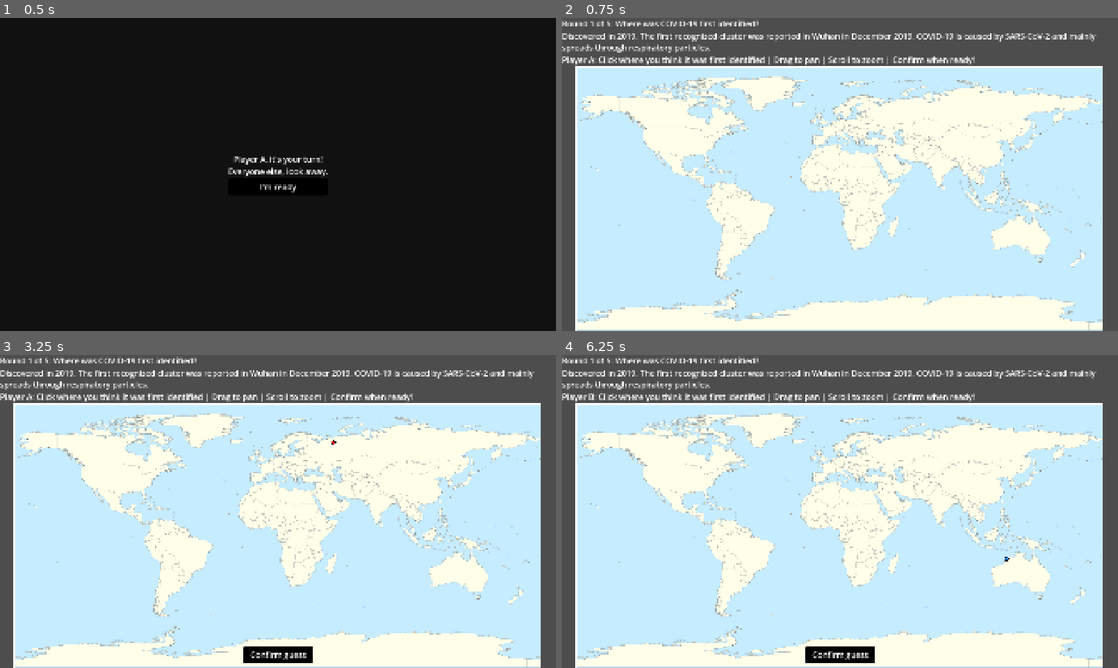
Above: before the commit, frames 1-4 (two rows, left to right).
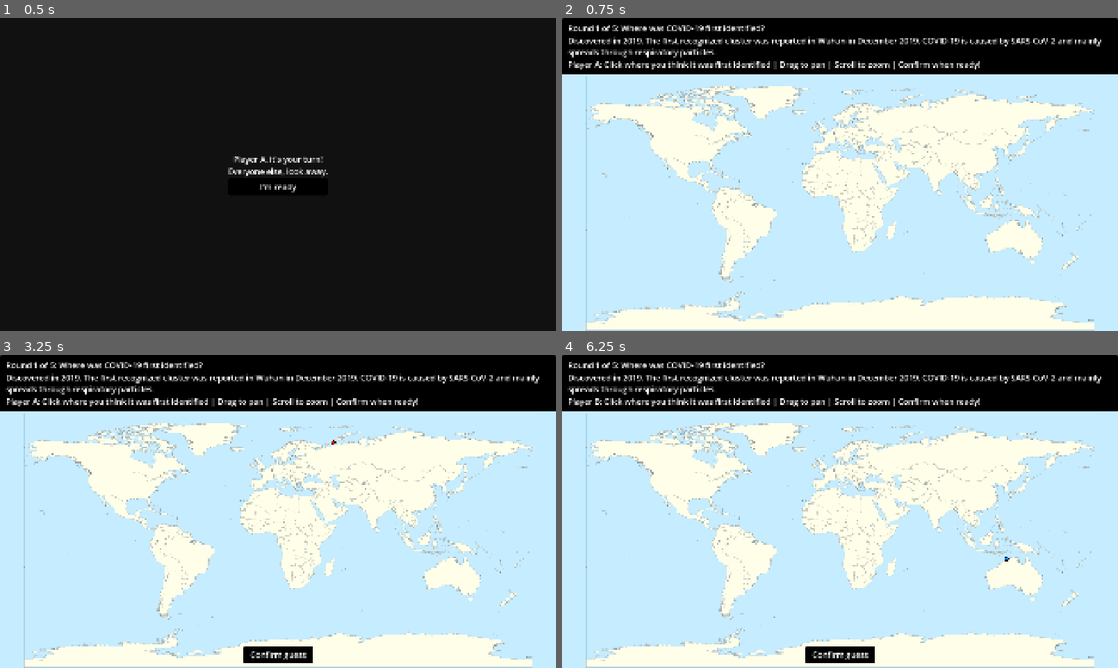
Above: after the commit, the same moments.

Repository: cisc-3667-fall-2026/Group-Project-2
Game: Godot game, scene res://scenes/Game.tscn
The game is run twice, just before and just after one commit, with the same random seed, the same clock (stepped at 60 frames per second) and the same inputs. This scene is started directly instead of the project's main scene.
Inputs (mouse positions are in pixels of both pictures, inside the frame that each line leads up to):
- Up to frame 1 (0.5 s): no input
- Up to frame 2 (0.75 s): click "I'm ready" at 0.5 s
- Up to frame 3 (3.25 s): tap Enter at 1.25, 2.75 s; drag from (278, 536) to (333, 442) at 1.27 s; tap Space at 2 s; drag from (166, 527) to (250, 574) at 2.02 s; move the mouse to (333, 442) at 2.77 s; click (333, 442) at 2.92 s
- Up to frame 4 (6.25 s): click "Confirm guess" at 3.5 s; click "I'm ready" at 4.25 s; tap Space at 5 s; drag from (812, 574) to (673, 464) at 5.02 s; tap Enter at 5.75 s; move the mouse to (1006, 558) at 5.77 s; click (1006, 558) at 5.92 s

Frame 1 is identical in both runs. In frame 2, 34% of the frame differs, in the area x 0-100%, y 0-100%; in frame 3, 34%; in frame 4, 34%.

Commit message:
UI updates (#20)
* Update Main_Theme.tres

* Revert "Update Main_Theme.tres"

This reverts commit c263ad7f6c5f05d303f2bb5ca9125bc4bb5d91cc.

* Update .DS_Store

* changed color of buttons/background of game questions and more

fixed game not revealing the location of the diseases, removed km distance (unnecessary)

* change background of game scene

made it match the water of the map to remove grey background

* bolded the font and added background images

* fix gdlint errors

Diff:
--- a/assets/Main_Theme.tres
+++ b/assets/Main_Theme.tres
@@ -1,11 +1,12 @@
 [gd_resource type="Theme" format=3 uid="uid://cpd3middaxh4l"]
 
-[sub_resource type="StyleBoxFlat" id="StyleBoxFlat_button_normal"]
-content_margin_left = 24.0
-content_margin_top = 10.0
-content_margin_right = 24.0
-content_margin_bottom = 10.0
-bg_color = Color(0, 0, 0, 1)
+[sub_resource type="StyleBoxFlat" id="StyleBoxFlat_button_focus"]
+draw_center = false
+border_width_left = 2
+border_width_top = 2
+border_width_right = 2
+border_width_bottom = 2
+border_color = Color(1, 1, 1, 1)
 corner_radius_top_left = 8
 corner_radius_top_right = 8
 corner_radius_bottom_right = 8
@@ -22,24 +23,23 @@
 corner_radius_bottom_right = 8
 corner_radius_bottom_left = 8
 
+[sub_resource type="StyleBoxFlat" id="StyleBoxFlat_button_normal"]
+content_margin_left = 24.0
+content_margin_top = 10.0
+content_margin_right = 24.0
+content_margin_bottom = 10.0
+bg_color = Color(0, 0, 0, 1)
+corner_radius_top_left = 8
+corner_radius_top_right = 8
+corner_radius_bottom_right = 8
+corner_radius_bottom_left = 8
+
 [sub_resource type="StyleBoxFlat" id="StyleBoxFlat_button_pressed"]
 content_margin_left = 24.0
 content_margin_top = 10.0
 content_margin_right = 24.0
 content_margin_bottom = 10.0
 bg_color = Color(0.32, 0.32, 0.32, 1)
-corner_radius_top_left = 8
-corner_radius_top_right = 8
-corner_radius_bottom_right = 8
-corner_radius_bottom_left = 8
-
-[sub_resource type="StyleBoxFlat" id="StyleBoxFlat_button_focus"]
-draw_center = false
-border_width_left = 2
-border_width_top = 2
-border_width_right = 2
-border_width_bottom = 2
-border_color = Color(1, 1, 1, 1)
 corner_radius_top_left = 8
 corner_radius_top_right = 8
 corner_radius_bottom_right = 8
--- a/assets/player_label_settings/default_label.tres
+++ b/assets/player_label_settings/default_label.tres
@@ -1,3 +1,6 @@
 [gd_resource type="LabelSettings" format=3 uid="uid://ceux113spq15x"]
 
 [resource]
+font_size = 36
+outline_size = 20
+outline_color = Color(0, 0, 0, 1)
--- a/scenes/Game.tscn
+++ b/scenes/Game.tscn
@@ -15,6 +15,16 @@
 grow_vertical = 2
 script = ExtResource("1_qbsmt")
 
+[node name="MapBackground" type="ColorRect" parent="." unique_id=458251058]
+layout_mode = 1
+anchors_preset = 15
+anchor_right = 1.0
+anchor_bottom = 1.0
+grow_horizontal = 2
+grow_vertical = 2
+mouse_filter = 2
+color = Color(0.7764706, 0.9254902, 1, 1)
+
 [node name="Layout" type="HBoxContainer" parent="." unique_id=1302311391]
 layout_mode = 1
 anchors_preset = 15
@@ -27,17 +37,23 @@
 layout_mode = 2
 size_flags_horizontal = 3
 
-[node name="QuestionLabel" type="Label" parent="Layout/LeftSide" unique_id=519506714]
+[node name="PanelContainer" type="PanelContainer" parent="Layout/LeftSide" unique_id=960610718]
+layout_mode = 2
+
+[node name="VBoxContainer" type="VBoxContainer" parent="Layout/LeftSide/PanelContainer" unique_id=314033478]
+layout_mode = 2
+
+[node name="QuestionLabel" type="Label" parent="Layout/LeftSide/PanelContainer/VBoxContainer" unique_id=519506714]
 unique_name_in_owner = true
 layout_mode = 2
 
-[node name="FactLabel" type="RichTextLabel" parent="Layout/LeftSide" unique_id=2008490876]
+[node name="FactLabel" type="RichTextLabel" parent="Layout/LeftSide/PanelContainer/VBoxContainer" unique_id=2008490876]
 unique_name_in_owner = true
 layout_mode = 2
 bbcode_enabled = true
 fit_content = true
 
-[node name="TurnLabel" type="Label" parent="Layout/LeftSide" unique_id=820849172]
+[node name="TurnLabel" type="Label" parent="Layout/LeftSide/PanelContainer/VBoxContainer" unique_id=820849172]
 unique_name_in_owner = true
 layout_mode = 2
 
--- a/scenes/Instructions.tscn
+++ b/scenes/Instructions.tscn
@@ -1,6 +1,7 @@
 [gd_scene format=3 uid="uid://dp8yrofmda7r"]
 
 [ext_resource type="Script" uid="uid://b10jku4tvxgrc" path="res://scripts/Scene/Instructions.gd" id="1_instr"]
+[ext_resource type="Texture2D" uid="uid://b5wr4hj5q5vis" path="res://assets/graphics/virus_background_pattern.png" id="2_01vkm"]
 
 [node name="Instructions" type="Control" unique_id=633711370]
 layout_mode = 3
@@ -10,6 +11,18 @@
 grow_horizontal = 2
 grow_vertical = 2
 script = ExtResource("1_instr")
+
+[node name="TextureRect" type="TextureRect" parent="." unique_id=907648777]
+layout_mode = 1
+anchors_preset = 15
+anchor_right = 1.0
+anchor_bottom = 1.0
+grow_horizontal = 2
+grow_vertical = 2
+mouse_filter = 2
+texture = ExtResource("2_01vkm")
+expand_mode = 1
+stretch_mode = 6
 
 [node name="CenterContainer" type="CenterContainer" parent="." unique_id=669251076]
 visible = false
@@ -56,6 +69,7 @@
 anchor_bottom = 1.0
 grow_horizontal = 2
 grow_vertical = 2
+theme_override_constants/margin_left = 2
 
 [node name="VBoxContainer" type="VBoxContainer" parent="MarginContainer" unique_id=534448142]
 layout_mode = 2
@@ -71,12 +85,14 @@
 unique_name_in_owner = true
 layout_mode = 2
 size_flags_vertical = 3
+theme_override_constants/shadow_outline_size = 10
+theme_override_constants/outline_size = 20
 bbcode_enabled = true
-text = "[b]Setup[/b]
+text = "[b]Setup
 After the main menu, you will be prompted to enter the names of every player.
 Enter the names and confirm to begin the game.
 
-[b]The Game[/b]
+The Game
 There are 5 rounds:
 1. Every round, you and the others will be shown the name of a disease.
 2. The objective is to determine where in the world the disease was first identified.
@@ -87,11 +103,11 @@
 6. After the last player confirms, everyone sees the guesses and the correct location in green.
 7. Alongside the answer, an educational fact about the disease is revealed. Be sure to remember them to help you out later!
 
-[b]Scoring[/b]
+Scoring
 The closer your guess is to the disease's location, the more points you earn.
 
-[b]Winning[/b]
-Remain as precise as possible to gain the most points. The player(s) with the most points win!"
+Winning
+Remain as precise as possible to gain the most points. The player(s) with the most points win![/b]"
 
 [node name="BackButton" type="Button" parent="MarginContainer/VBoxContainer" unique_id=234211551]
 unique_name_in_owner = true
--- a/scenes/Leaderboard.tscn
+++ b/scenes/Leaderboard.tscn
@@ -1,6 +1,7 @@
 [gd_scene format=3 uid="uid://cuq47qer1672g"]
 
 [ext_resource type="Script" uid="uid://dkpyosdkjcp53" path="res://scripts/Scene/Leaderboard.gd" id="1_n6nvk"]
+[ext_resource type="Texture2D" uid="uid://b5wr4hj5q5vis" path="res://assets/graphics/virus_background_pattern.png" id="2_bnibd"]
 
 [node name="Leaderboard" type="Control" unique_id=747306692]
 layout_mode = 3
@@ -10,6 +11,18 @@
 grow_horizontal = 2
 grow_vertical = 2
 script = ExtResource("1_n6nvk")
+
+[node name="TextureRect" type="TextureRect" parent="." unique_id=529668683]
+layout_mode = 1
+anchors_preset = 15
+anchor_right = 1.0
+anchor_bottom = 1.0
+grow_horizontal = 2
+grow_vertical = 2
+mouse_filter = 2
+texture = ExtResource("2_bnibd")
+expand_mode = 1
+stretch_mode = 6
 
 [node name="CenterContainer" type="CenterContainer" parent="." unique_id=892767094]
 layout_mode = 1
@@ -26,15 +39,21 @@
 [node name="WinnerLabel" type="Label" parent="CenterContainer/VBoxContainer" unique_id=553745598]
 unique_name_in_owner = true
 layout_mode = 2
+theme_override_constants/outline_size = 20
+theme_override_constants/shadow_outline_size = 10
+theme_override_font_sizes/font_size = 36
 horizontal_alignment = 1
 
 [node name="ResultsLabel" type="RichTextLabel" parent="CenterContainer/VBoxContainer" unique_id=1195193762]
 unique_name_in_owner = true
 layout_mode = 2
+theme_override_constants/shadow_outline_size = 10
+theme_override_constants/outline_size = 20
+theme_override_font_sizes/normal_font_size = 36
 bbcode_enabled = true
 fit_content = true
 
-[node name="PlayAgainButton" type="Button" parent="CenterContainer/VBoxContainer" unique_id=2054538635]
+[node name="MainMenuButton" type="Button" parent="CenterContainer/VBoxContainer" unique_id=2054538635]
 unique_name_in_owner = true
 layout_mode = 2
-text = "Play Again"
+text = "Main Menu"
--- a/scenes/MainMenu.tscn
+++ b/scenes/MainMenu.tscn
@@ -1,6 +1,7 @@
 [gd_scene format=3 uid="uid://0tht3lmqq2oi"]
 
 [ext_resource type="Script" uid="uid://8ldhyu55s28h" path="res://scripts/Scene/MainMenu.gd" id="1_yqorp"]
+[ext_resource type="Texture2D" uid="uid://b5wr4hj5q5vis" path="res://assets/graphics/virus_background_pattern.png" id="2_0ykhv"]
 
 [node name="MainMenu" type="Control" unique_id=1641250398]
 layout_mode = 3
@@ -10,6 +11,18 @@
 grow_horizontal = 2
 grow_vertical = 2
 script = ExtResource("1_yqorp")
+
+[node name="TextureRect" type="TextureRect" parent="." unique_id=1393033692]
+layout_mode = 1
+anchors_preset = 15
+anchor_right = 1.0
+anchor_bottom = 1.0
+grow_horizontal = 2
+grow_vertical = 2
+mouse_filter = 2
+texture = ExtResource("2_0ykhv")
+expand_mode = 1
+stretch_mode = 6
 
 [node name="CenterContainer" type="CenterContainer" parent="." unique_id=182967332]
 layout_mode = 1
@@ -25,6 +38,10 @@
 
 [node name="Title" type="Label" parent="CenterContainer/VBoxContainer" unique_id=1690906016]
 layout_mode = 2
+theme_override_colors/font_outline_color = Color(0, 0, 0, 1)
+theme_override_constants/outline_size = 20
+theme_override_constants/shadow_outline_size = 10
+theme_override_font_sizes/font_size = 42
 text = "Pathogen Pursuit"
 horizontal_alignment = 1
 
--- a/scenes/Setup.tscn
+++ b/scenes/Setup.tscn
@@ -1,10 +1,13 @@
 [gd_scene format=3 uid="uid://cuns2xk3cic18"]
 
 [ext_resource type="Script" uid="uid://4ghqa2wlo8ie" path="res://scripts/Node/setup.gd" id="1_5j21s"]
+[ext_resource type="Texture2D" uid="uid://b5wr4hj5q5vis" path="res://assets/graphics/virus_background_pattern.png" id="2_dhhc8"]
 [ext_resource type="Script" uid="uid://cyw8snu7rthj8" path="res://scripts/Node/player_list.gd" id="2_uewku"]
 
 [sub_resource type="LabelSettings" id="LabelSettings_xrivr"]
-font_size = 32
+font_size = 42
+outline_size = 20
+outline_color = Color(0, 0, 0, 1)
 
 [node name="Setup" type="Node2D" unique_id=129714507]
 
@@ -14,6 +17,18 @@
 offset_right = 1920.0
 offset_bottom = 1080.0
 script = ExtResource("1_5j21s")
+
+[node name="TextureRect" type="TextureRect" parent="Control" unique_id=2024370853]
+layout_mode = 1
+anchors_preset = 15
+anchor_right = 1.0
+anchor_bottom = 1.0
+grow_horizontal = 2
+grow_vertical = 2
+mouse_filter = 2
+texture = ExtResource("2_dhhc8")
+expand_mode = 1
+stretch_mode = 6
 
 [node name="InstructionLabel" type="Label" parent="Control" unique_id=105227047]
 layout_mode = 1
@@ -46,6 +61,7 @@
 offset_bottom = 44.0625
 grow_horizontal = 2
 grow_vertical = 2
+theme_override_font_sizes/font_size = 32
 
 [node name="Buttons" type="HBoxContainer" parent="Control" unique_id=1888878633]
 layout_mode = 1
@@ -90,6 +106,7 @@
 [node name="PlayerName" type="Label" parent="PlayerList/Row" unique_id=958946771]
 visible = false
 layout_mode = 2
+theme_override_font_sizes/font_size = 36
 text = "Player"
 
 [connection signal="text_set" from="Control/TextBox" to="Control" method="_on_text_box_text_set"]
--- a/scripts/Scene/Game.gd
+++ b/scripts/Scene/Game.gd
@@ -9,6 +9,7 @@
 var current_player := 0
 var guesses: Array = []          # one Vector2(lat, lon) per player
 var accepting_clicks := false
+
 
 func _ready() -> void:
 	# Lets you test this scene directly with F6, without going through the menu.
@@ -28,7 +29,8 @@
 	%NextButton.pressed.connect(_on_next_pressed)
 	start_round()
 
-#Round flow
+
+# Round flow
 
 func start_round() -> void:
 	var d: Dictionary = rounds[round_idx]
@@ -46,23 +48,31 @@
 	%RevealPanel.hide()
 	show_turn_screen()
 
+
 func show_turn_screen() -> void:
 	accepting_clicks = false
 	%MapViewport.reset_view(false)
 	$PrivacyScreen.show_for(PlayerManager.list_index)
 
+
 # Called when PrivacyScreen sends its player_ready signal.
 func _on_player_ready() -> void:
-	var player_name = PlayerManager.get_players()[PlayerManager.list_index].name
-	%TurnLabel.text = "%s: Click where you think it was first identified | Drag to pan | Scroll to zoom | Confirm when ready!" % player_name
+	var player_name: String = PlayerManager.get_players()[PlayerManager.list_index].name
+	%TurnLabel.text = (
+		"%s: Click where you think it was first identified"
+		+ " | Drag to pan | Scroll to zoom | Confirm when ready!"
+	) % player_name
 	%MapViewport.input_enabled = true
 	accepting_clicks = true
+
 
 func _on_map_clicked(coordinates: Vector2) -> void:
 	if not accepting_clicks:
 		return
-	%Pins.show_preview(pixel_to_latlon(coordinates), PLAYER_COLORS[PlayerManager.list_index])
+	var color: Color = PLAYER_COLORS[PlayerManager.list_index]
+	%Pins.show_preview(pixel_to_latlon(coordinates), color)
 	%ConfirmButton.show()
+
 
 func _on_confirm_pressed() -> void:
 	if not accepting_clicks or %Pins.preview_location == null:
@@ -78,27 +88,30 @@
 	else:
 		reveal()
 
+
 func reveal() -> void:
 	%MapViewport.reset_view(true)
-	%TurnLabel.text = "Results"
 	var d: Dictionary = rounds[round_idx]
 
 	# Green pin at every correct location.
 	for loc in d["locations"]:
 		%Pins.add_pin(loc["lat"], loc["lon"], Color.GREEN)
 
-	var text := "[b]This round[/b]\n"
+	var text := "[b]Correct answer:[/b] %s\n\n" % d["place"]
+	text += "[b]Round Results[/b]\n"
 	for i in guesses.size():
 		var guess: Vector2 = guesses[i]
 		var answer := nearest_answer(guess, d)
 		var km: float = answer["km"]
 		var points := score_for(km)
-		PlayerManager.get_players()[i].score += points
+		var player: Player = PlayerManager.get_players()[i]
+		player.score += points
 
 		var color: Color = PLAYER_COLORS[i]
 		%Pins.add_line(guess, Vector2(answer["lat"], answer["lon"]), color)
 		%Pins.add_pin(guess.x, guess.y, color)
-		text += "[color=#%s]%s[/color]: %d km away, +%d points\n" % [color.to_html(false), PlayerManager.get_players()[i].name, int(km), points]
+		var hex := color.to_html(false)
+		text += "[color=#%s]%s[/color]: +%d points\n" % [hex, player.name, points]
 
 	text += "\n[b]Standings[/b]\n" + standings_text()
 	%ResultsLabel.text = text
@@ -106,6 +119,7 @@
 	var last_round := round_idx == rounds.size() - 1
 	%NextButton.text = "See final results" if last_round else "Next round"
 	%RevealPanel.show()
+
 
 func _on_next_pressed() -> void:
 	PlayerManager.list_index = 0
@@ -115,7 +129,8 @@
 	else:
 		start_round()
 
-#Helpers
+
+# Helpers
 
 func pixel_to_latlon(pos: Vector2) -> Vector2:
 	var map_size: Vector2 = %Map.size
@@ -123,11 +138,16 @@
 	var lat: float = 90.0 - pos.y / map_size.y * 180.0
 	return Vector2(lat, lon)   # x = latitude, y = longitude
 
+
 func haversine_km(lat1: float, lon1: float, lat2: float, lon2: float) -> float:
 	var dlat := deg_to_rad(lat2 - lat1)
 	var dlon := deg_to_rad(lon2 - lon1)
-	var a := sin(dlat / 2) ** 2 + cos(deg_to_rad(lat1)) * cos(deg_to_rad(lat2)) * sin(dlon / 2) ** 2
+	var a := (
+		sin(dlat / 2) ** 2
+		+ cos(deg_to_rad(lat1)) * cos(deg_to_rad(lat2)) * sin(dlon / 2) ** 2
+	)
 	return 6371.0 * 2.0 * atan2(sqrt(a), sqrt(1.0 - a))
+
 
 # Some diseases have two locations. Score against whichever is closer.
 func nearest_answer(guess: Vector2, d: Dictionary) -> Dictionary:
@@ -138,8 +158,10 @@
 			best = {"km": km, "lat": loc["lat"], "lon": loc["lon"]}
 	return best
 
+
 func score_for(km: float) -> int:
 	return int(round(5000.0 * exp(-km / 2000.0)))
+
 
 # Players sorted from highest score to lowest.
 func standings_text() -> String:
@@ -149,6 +171,7 @@
 	for rank in order.size():
 		text += "%d. %s: %d\n" % [rank + 1, order[rank].name, order[rank].score]
 	return text
+
 
 func load_diseases() -> Array:
 	var file := FileAccess.open("res://data/diseases.json", FileAccess.READ)
--- a/scripts/Scene/Leaderboard.gd
+++ b/scripts/Scene/Leaderboard.gd
@@ -1,7 +1,7 @@
 extends Control
 
 func _ready() -> void:
-	%PlayAgainButton.pressed.connect(_on_play_again_pressed)
+	%MainMenuButton.pressed.connect(_on_play_again_pressed)
 
 	# Sort players from highest to lowest score.
 	var order = PlayerManager.get_players()
--- a/scripts/Scene/PrivacyScreen.gd
+++ b/scripts/Scene/PrivacyScreen.gd
@@ -2,12 +2,16 @@
 
 signal player_ready
 
+
 func _ready() -> void:
 	%ReadyButton.pressed.connect(_on_ready_button_pressed)
 
+
 func show_for(player_number: int) -> void:
-	%TurnScreenLabel.text = "%s, it's your turn!\nEveryone else, look away." % PlayerManager.get_players()[player_number].name
+	var player_name: String = PlayerManager.get_players()[player_number].name
+	%TurnScreenLabel.text = "%s, it's your turn!\nEveryone else, look away." % player_name
 	show()
+
 
 func _on_ready_button_pressed() -> void:
 	hide()
Binary file added: assets/graphics/virus_background_pattern.png
Not shown, added: assets/graphics/virus_background_pattern.png.import
